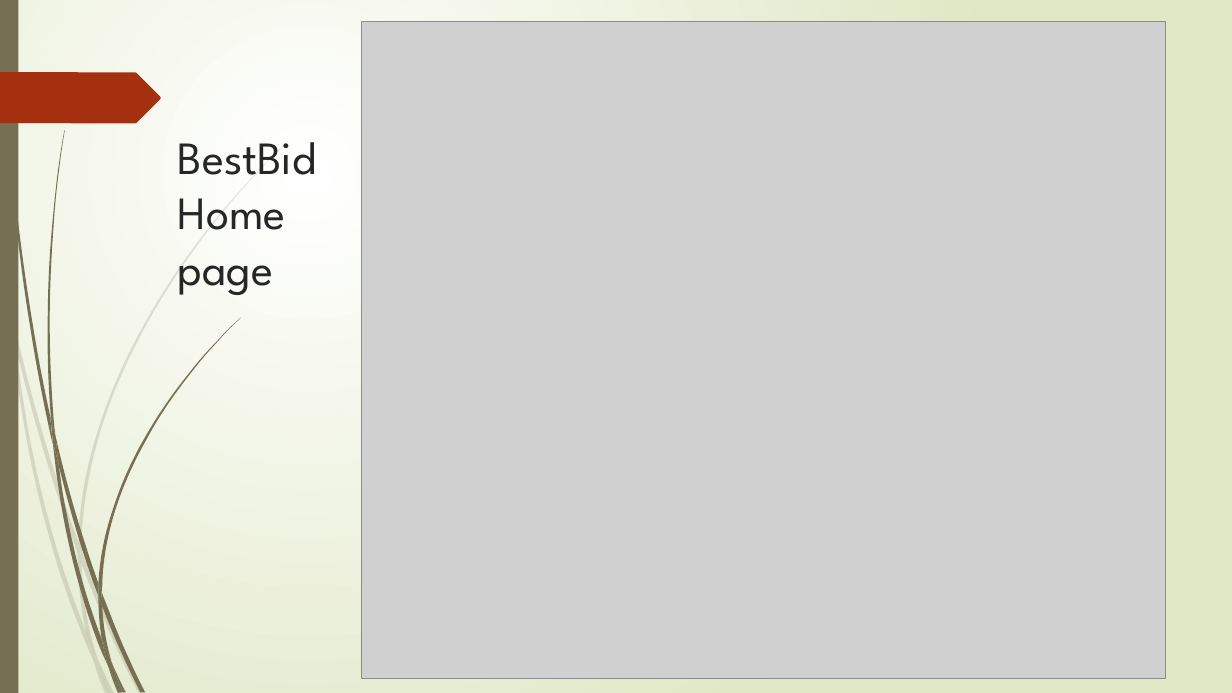
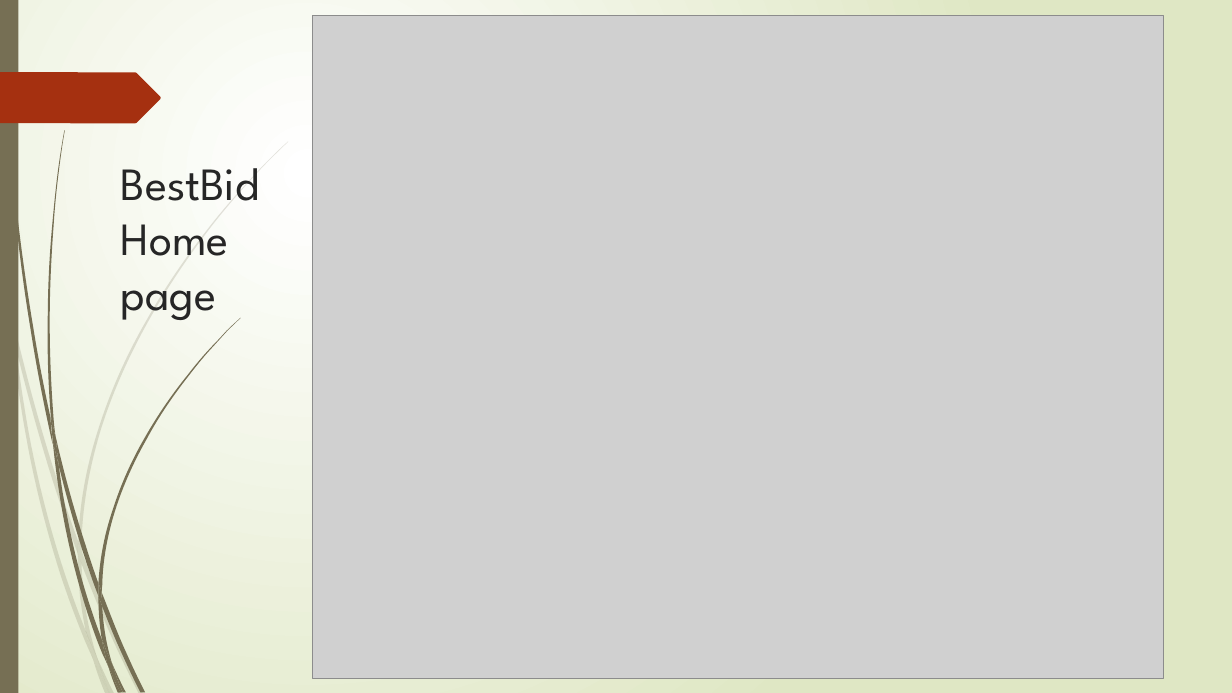
Before and after one commit to alitorabi1/bestbid, a slide deck: slide 2 of documents/Presentation.pptx (slide 3 before the commit). Drawn at 1232x693 pixels with LibreOffice and Linux fonts; fonts in the diff are those of the drawing; grey boxes stand for pictures. Boxes give left, top, right and bottom in pixels: in the first picture for what was removed or moved away, otherwise in the second. Text is boxed around its words. In the diff, an @@ line names an element or a change of style, - is before the commit and + after.

Commit message:
--Ali-- 17 Oct 2016 --Ali--

```diff
--- a/documents/Presentation.pptx
+++ b/documents/Presentation.pptx
@@ picture: place and size @@
-picture at box(361, 21, 1165, 678)
+picture at box(313, 16, 1165, 678)
@@ title "BestBid Home page": place and size @@
-title "BestBid Home page" at box(178, 142, 316, 295)
+title "BestBid Home page" at box(121, 168, 259, 320)
```
Also in this commit, not shown: 1 other slide changed, 1 slide removed.
